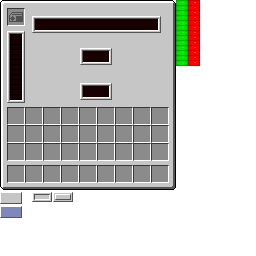
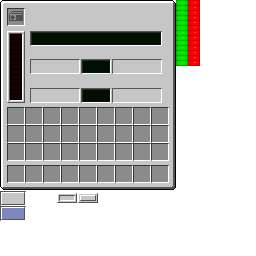
Before/after of a 256px x 256px layered artwork. What changed in the layer stack:
painted on "GUIStorageMonitor.png copy" over [0, 11, 162, 221]
